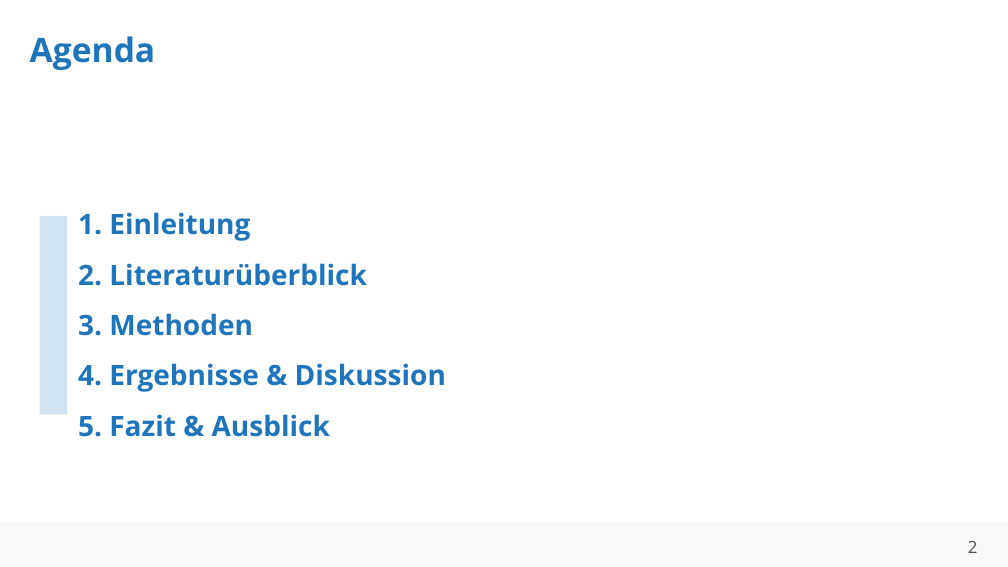
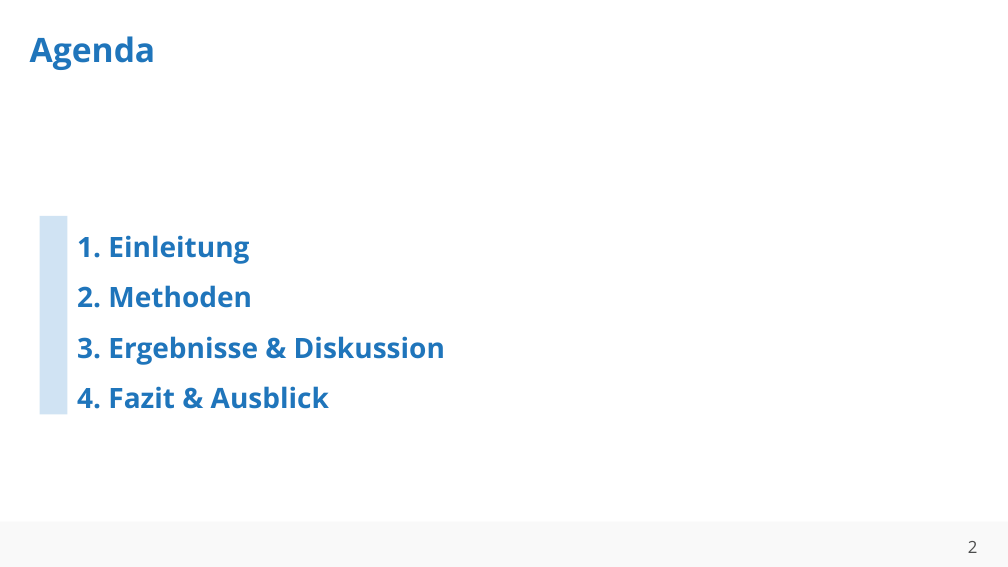
Before and after one commit to ahndavin/Abschlussarbeit_Bachelor, a slide deck: slide 2 of Kolloquium/Kolloquium.pptx. Drawn at 1008x567 pixels with LibreOffice and Linux fonts; fonts in the diff are those of the drawing; background and template pictures are left out. Boxes give left, top, right and bottom in pixels: in the first picture for what was removed or moved away, otherwise in the second. Text is boxed around its words. In the diff, an @@ line names an element or a change of style, - is before the commit and + after.

```diff
--- a/Kolloquium/Kolloquium.pptx
+++ b/Kolloquium/Kolloquium.pptx
@@ title at (77, 235, 445, 409): text changed @@
-1. Einleitung
-2. Literaturüberblick
-3. Methoden
-4. Ergebnisse & Diskussion
-5. Fazit & Ausblick
+1. Einleitung
+2. Methoden
+3. Ergebnisse & Diskussion
+4. Fazit & Ausblick
```
Also in this commit, not shown: 11 other slides changed, 1 slide added, 6 slides removed, 1 other file.
